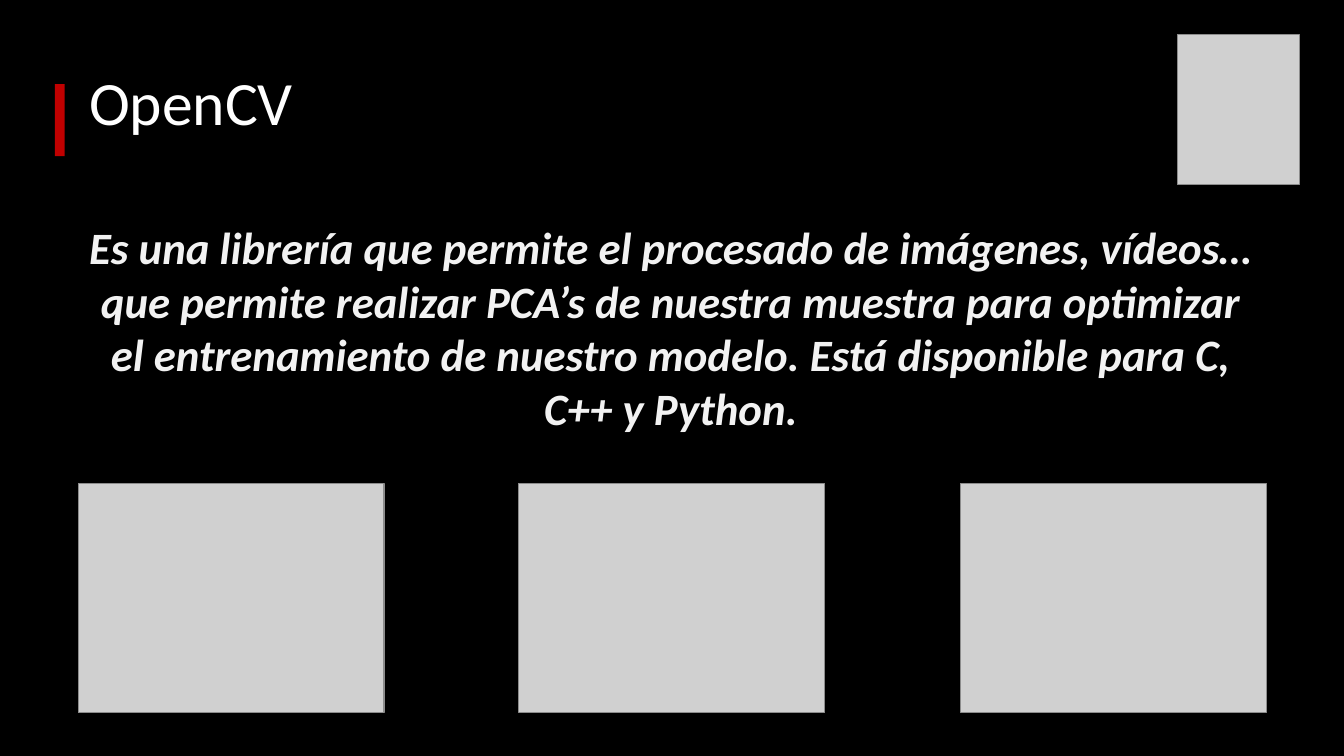
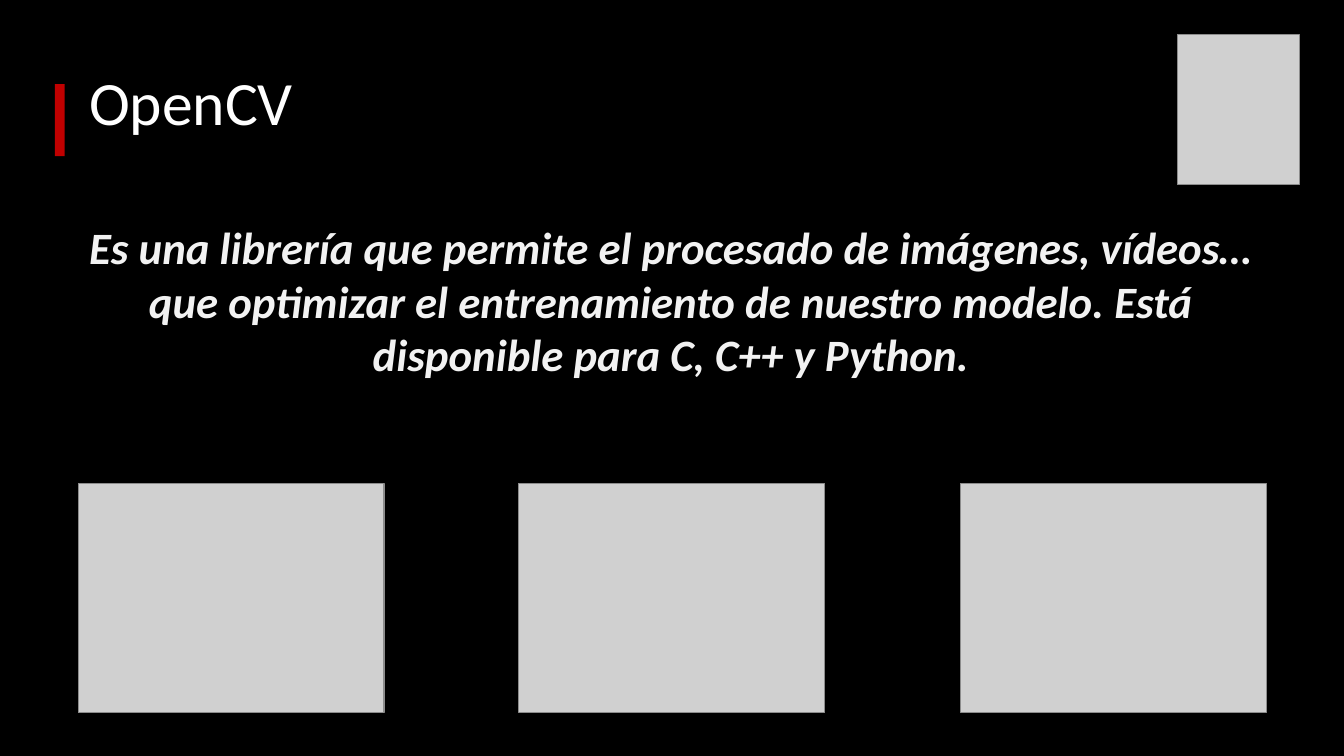
Before and after one commit to svalencia-romero/taller_opencv_thebridge_09_23, a slide deck: slide 4 of Presentacion_OpenCV.pptx. Drawn at 1344x756 pixels with LibreOffice and Linux fonts; fonts in the diff are those of the drawing; grey boxes stand for pictures. Boxes give left, top, right and bottom in pixels: in the first picture for what was removed or moved away, otherwise in the second. Text is boxed around its words. In the diff, an @@ line names an element or a change of style, - is before the commit and + after.

Commit message:
mod_presentación

```diff
--- a/Presentacion_OpenCV.pptx
+++ b/Presentacion_OpenCV.pptx
@@ text at [89,232,1252,378]: text changed @@
-Es una librería que permite el procesado de imágenes, vídeos… que permite realizar PCA’s de nuestra muestra para optimizar el entrenamiento de nuestro modelo. Está disponible para C, C++ y Python.
+Es una librería que permite el procesado de imágenes, vídeos… que optimizar el entrenamiento de nuestro modelo. Está disponible para C, C++ y Python.
```
Also in this commit, not shown: 1 slide removed.
